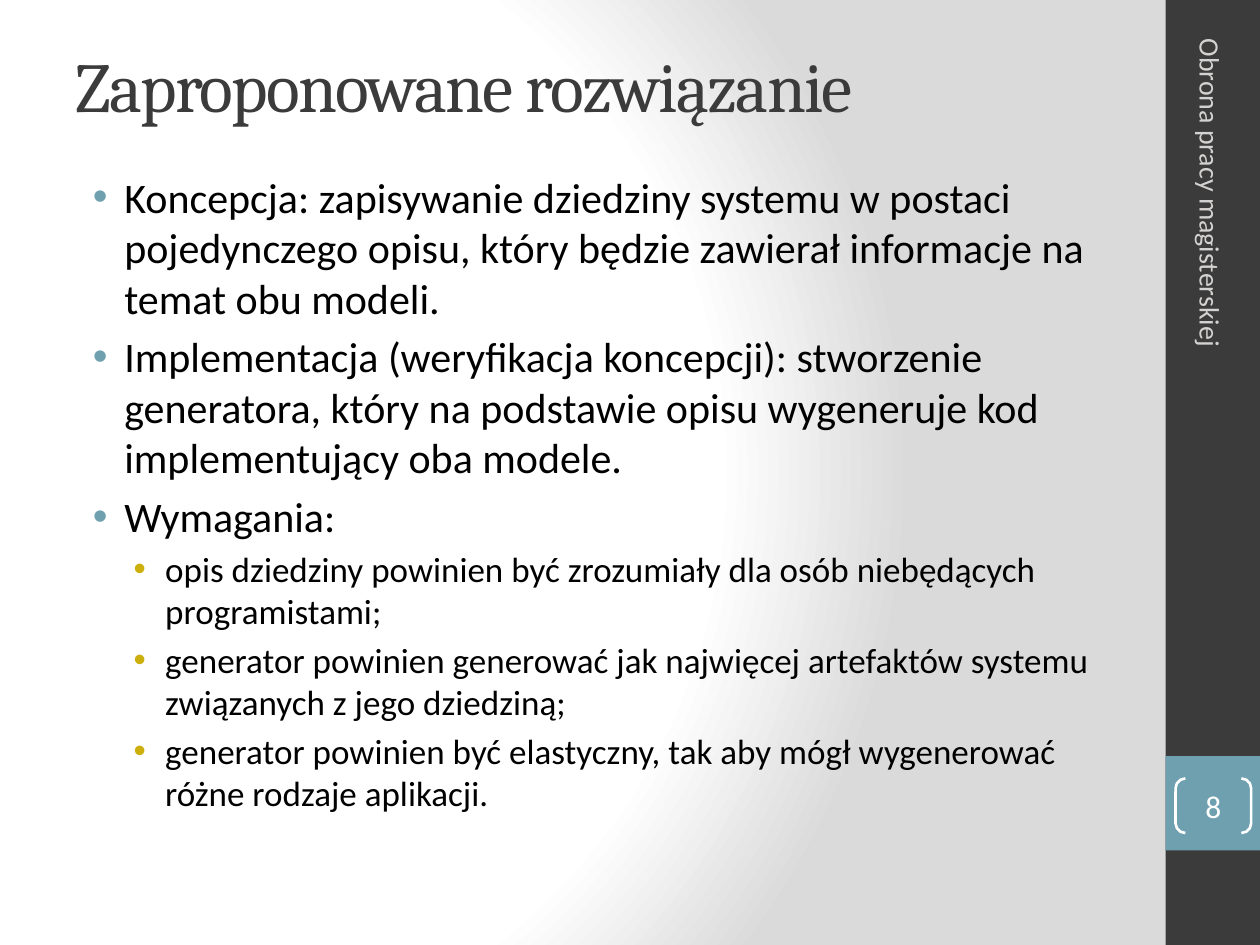
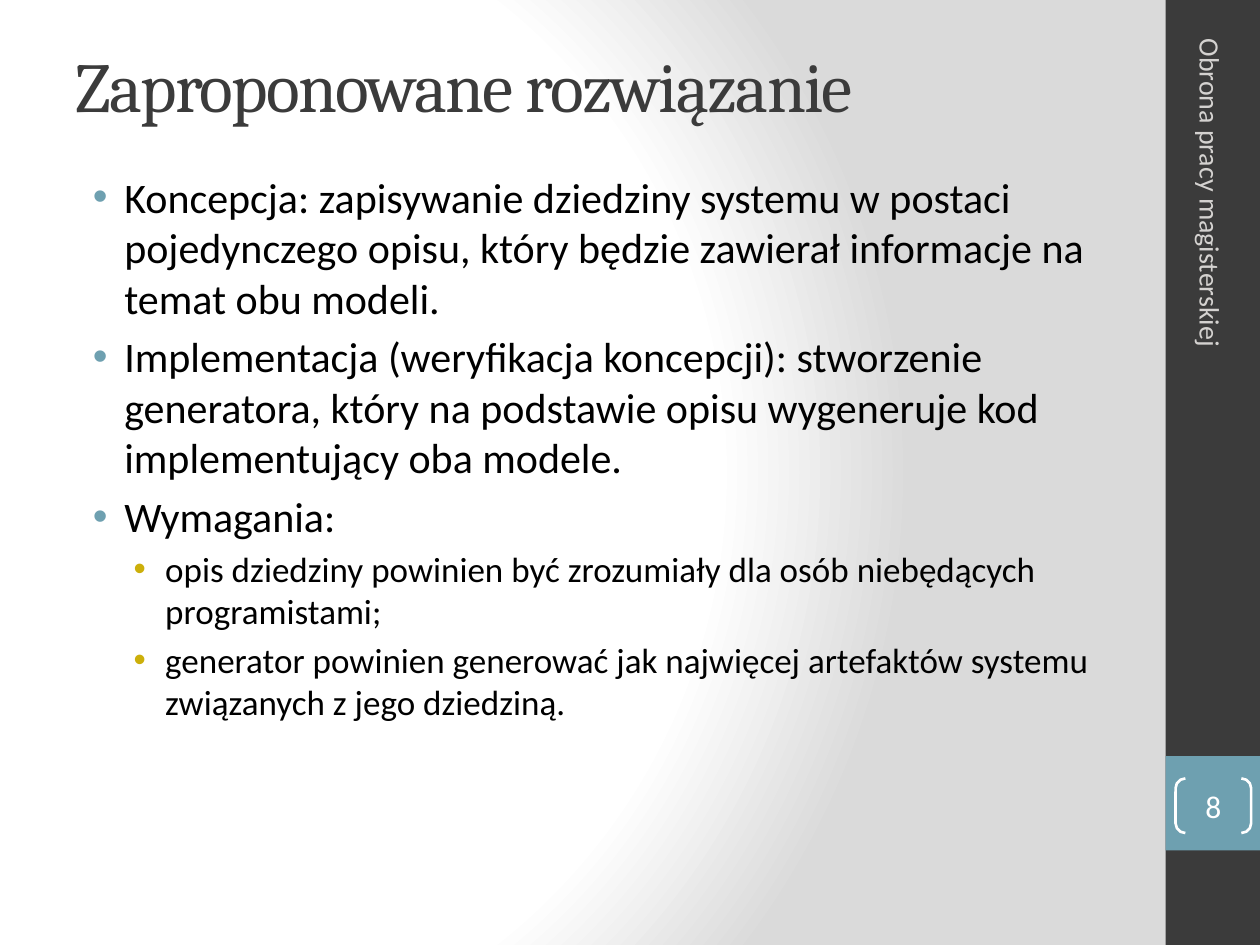
Before and after one commit to manisero/MasterThesis, a slide deck: slide 8 of thesis/presentation/presentation.pptx. Drawn at 1260x945 pixels with LibreOffice and Linux fonts; fonts in the diff are those of the drawing. Boxes give left, top, right and bottom in pixels: in the first picture for what was removed or moved away, otherwise in the second. Text is boxed around its words. In the diff, an @@ line names an element or a change of style, - is before the commit and + after.

Commit message:
Presentation

```diff
--- a/thesis/presentation/presentation.pptx
+++ b/thesis/presentation/presentation.pptx
@@ text at (165, 648, 1088, 721): text changed @@
-  • generator powinien generować jak najwięcej artefaktów systemu związanych z jego dziedziną;
-  • generator powinien być elastyczny, tak aby mógł wygenerować różne rodzaje aplikacji.
+  • generator powinien generować jak najwięcej artefaktów systemu związanych z jego dziedziną.
```
Also in this commit, not shown: 2 other slides changed, 1 other file.
